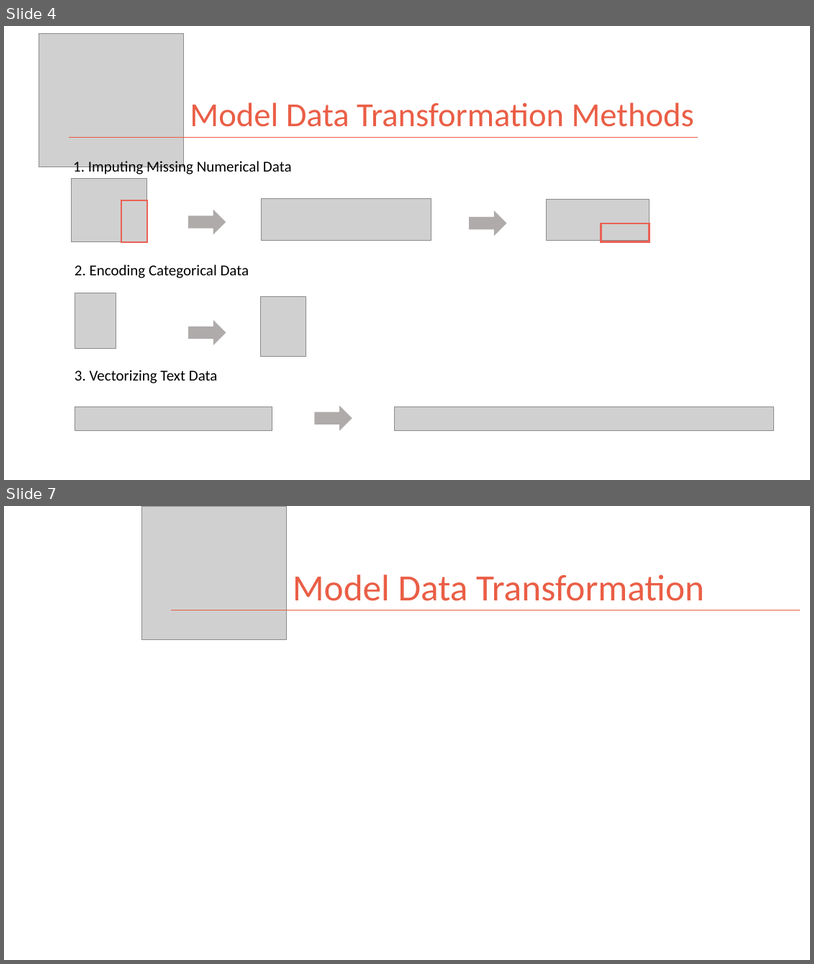
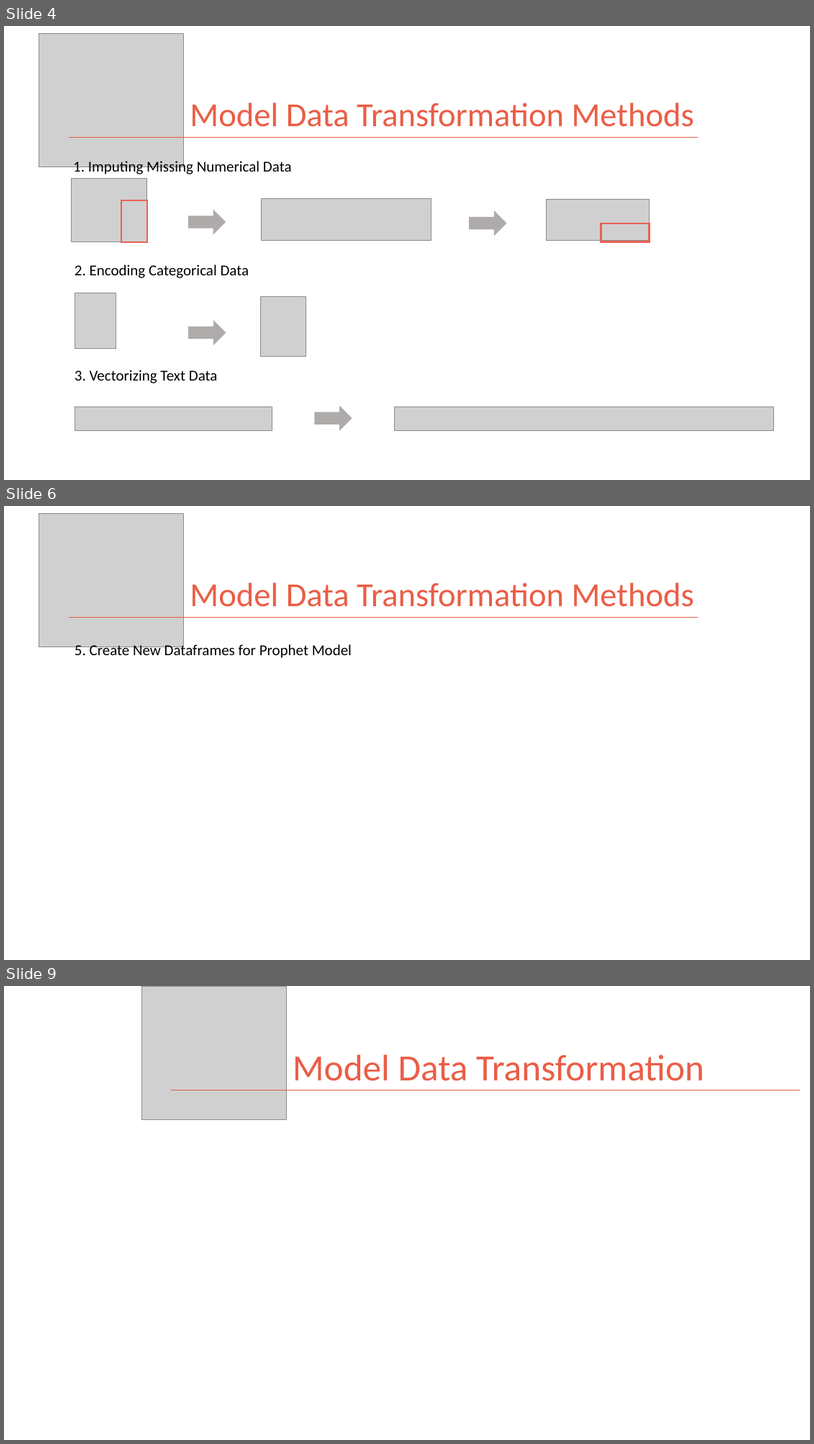
Before and after one commit to kman4/AirbnbPredictions, a slide deck: Airbnb Price Predictions (Model).pptx. Shown one above the other, each under a label of ours: slides 4 and 7 before the commit, slides 4, 6 and 9 after it; the slides between them are not shown. The pictures are 814x964 and 814x1444 pixels, drawn with LibreOffice and Linux fonts; fonts in the diff are those of the drawing; grey boxes stand for pictures. Boxes give left, top, right and bottom in pixels: in the first picture for what was removed or moved away, otherwise in the second. Text is boxed around its words. In the diff, an @@ line names an element or a change of style, - is before the commit and + after.

```diff
--- a/Airbnb Price Predictions (Model).pptx
+++ b/Airbnb Price Predictions (Model).pptx
@@ slide 6 added at (4,506,810,960), background #FFFFFF @@
@@ picture added at (39,513,184,647) @@
@@ title added at (190,582,694,607), 40 pt, text #EA5E46 @@
+Model Data Transformation Methods
@@ line added from (69, 618) to (699, 618), #EA5E46 1 pt @@
@@ text added at (75,643,352,658), 18 pt, text #000000 @@
+5. Create New Dataframes for Prophet Model
@@ what was slide 7 is now slide 9 @@
```
Also in this commit, not shown: 1 slide changed, 2 other slides added, 1 slide removed, 1 other file.
